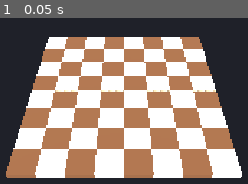
Above: before the commit, frame 1.
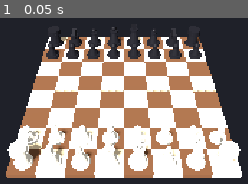
Above: after the commit, the same moment.

Repository: hlieb-marchenko/Chess
Game: Godot game, scene res://main.tscn
Same seed, same stepped clock (60 frames per second), same inputs: the game is played once before the commit and once after it.
Inputs:
- Up to frame 1 (0.05 s): no input

The runs differ from the first frame. In frame 1, 13% of the frame differs, in the area x 2-98%, y 5-93%.

Commit message:
Created Piece Factory + updated main.gd to create a BoardState, set up the starting position, and spawn pieces

Diff:
--- a/main.gd
+++ b/main.gd
@@ -9,6 +9,10 @@
 var light_material: StandardMaterial3D
 var dark_material: StandardMaterial3D
 
+var board_state: BoardState
+var pieces_root: Node3D
+var piece_nodes := {}
+
 
 func _ready() -> void:
 	create_materials()
@@ -16,9 +20,7 @@
 	create_environment()
 	create_light()
 	create_camera()
-	var state := BoardState.new()
-	state.setup_start_position()
-	print(state.to_text())
+	create_pieces()
 
 
 func square_to_world(file: int, rank: int) -> Vector3:
@@ -52,6 +54,30 @@
 			board.add_child(square)
 
 
+func create_pieces() -> void:
+	board_state = BoardState.new()
+	board_state.setup_start_position()
+
+	pieces_root = Node3D.new()
+	pieces_root.name = "Pieces"
+	add_child(pieces_root)
+
+	for rank in BoardState.BOARD_SIZE:
+		for file in BoardState.BOARD_SIZE:
+			var square := Vector2i(file, rank)
+			var piece := board_state.get_piece(square)
+			if piece != null:
+				spawn_piece(piece, square)
+
+
+func spawn_piece(piece: Piece, square: Vector2i) -> void:
+	var node := PieceFactory.create(piece.type, piece.side)
+	node.name = "%s_%s" % [piece.to_letter(), BoardState.square_name(square)]
+	node.position = square_to_world(square.x, square.y)
+	pieces_root.add_child(node)
+	piece_nodes[square] = node
+
+
 func create_environment() -> void:
 	var env := Environment.new()
 	env.background_mode = Environment.BG_COLOR
--- /dev/null
+++ b/piece_factory.gd
@@ -0,0 +1,122 @@
+class_name PieceFactory
+extends RefCounted
+
+const BASE_HEIGHT := 0.1
+
+
+static func create(type: int, side: int) -> Node3D:
+	var root := Node3D.new()
+	var material := make_material(side)
+
+	match type:
+		Piece.Type.PAWN:
+			build_pawn(root, material)
+		Piece.Type.KNIGHT:
+			build_knight(root, material)
+		Piece.Type.BISHOP:
+			build_bishop(root, material)
+		Piece.Type.ROOK:
+			build_rook(root, material)
+		Piece.Type.QUEEN:
+			build_queen(root, material)
+		Piece.Type.KING:
+			build_king(root, material)
+
+	if side == Piece.Side.BLACK:
+		root.rotation.y = PI
+	return root
+
+
+static func make_material(side: int) -> StandardMaterial3D:
+	var material := StandardMaterial3D.new()
+	if side == Piece.Side.WHITE:
+		material.albedo_color = Color(0.96, 0.94, 0.88)
+	else:
+		material.albedo_color = Color(0.13, 0.13, 0.15)
+	material.roughness = 0.45
+	return material
+
+
+static func add_cylinder(root: Node3D, y_bottom: float, height: float, bottom_radius: float, top_radius: float, material: Material) -> float:
+	var mesh := CylinderMesh.new()
+	mesh.bottom_radius = bottom_radius
+	mesh.top_radius = top_radius
+	mesh.height = height
+	mesh.radial_segments = 24
+
+	var part := MeshInstance3D.new()
+	part.mesh = mesh
+	part.material_override = material
+	part.position.y = y_bottom + height / 2.0
+	root.add_child(part)
+	return y_bottom + height
+
+
+static func add_sphere(root: Node3D, y_center: float, radius: float, material: Material) -> void:
+	var mesh := SphereMesh.new()
+	mesh.radius = radius
+	mesh.height = radius * 2.0
+
+	var part := MeshInstance3D.new()
+	part.mesh = mesh
+	part.material_override = material
+	part.position.y = y_center
+	root.add_child(part)
+
+
+static func add_box(root: Node3D, position: Vector3, size: Vector3, material: Material, rotation_degrees: Vector3 = Vector3.ZERO) -> void:
+	var mesh := BoxMesh.new()
+	mesh.size = size
+
+	var part := MeshInstance3D.new()
+	part.mesh = mesh
+	part.material_override = material
+	part.position = position
+	part.rotation_degrees = rotation_degrees
+	root.add_child(part)
+
+
+static func add_base(root: Node3D, radius: float, material: Material) -> float:
+	return add_cylinder(root, 0.0, BASE_HEIGHT, radius, radius - 0.02, material)
+
+
+static func build_pawn(root: Node3D, material: Material) -> void:
+	var y := add_base(root, 0.32, material)
+	y = add_cylinder(root, y, 0.35, 0.22, 0.12, material)
+	add_sphere(root, y + 0.1, 0.14, material)
+
+
+static func build_rook(root: Node3D, material: Material) -> void:
+	var y := add_base(root, 0.34, material)
+	y = add_cylinder(root, y, 0.5, 0.26, 0.22, material)
+	y = add_cylinder(root, y, 0.1, 0.32, 0.32, material)
+	add_cylinder(root, y, 0.15, 0.3, 0.3, material)
+
+
+static func build_knight(root: Node3D, material: Material) -> void:
+	var y := add_base(root, 0.34, material)
+	y = add_cylinder(root, y, 0.4, 0.26, 0.2, material)
+	add_box(root, Vector3(0, y + 0.1, -0.05), Vector3(0.2, 0.36, 0.34), material, Vector3(-25, 0, 0))
+	add_box(root, Vector3(0, y + 0.02, -0.2), Vector3(0.16, 0.14, 0.2), material)
+
+
+static func build_bishop(root: Node3D, material: Material) -> void:
+	var y := add_base(root, 0.34, material)
+	y = add_cylinder(root, y, 0.5, 0.24, 0.08, material)
+	y = add_cylinder(root, y, 0.05, 0.14, 0.14, material)
+	add_sphere(root, y + 0.1, 0.1, material)
+
+
+static func build_queen(root: Node3D, material: Material) -> void:
+	var y := add_base(root, 0.36, material)
+	y = add_cylinder(root, y, 0.62, 0.28, 0.1, material)
+	y = add_cylinder(root, y, 0.06, 0.2, 0.2, material)
+	add_sphere(root, y + 0.1, 0.12, material)
+
+
+static func build_king(root: Node3D, material: Material) -> void:
+	var y := add_base(root, 0.36, material)
+	y = add_cylinder(root, y, 0.68, 0.3, 0.12, material)
+	y = add_cylinder(root, y, 0.06, 0.2, 0.2, material)
+	add_box(root, Vector3(0, y + 0.15, 0), Vector3(0.08, 0.3, 0.08), material)
+	add_box(root, Vector3(0, y + 0.2, 0), Vector3(0.22, 0.08, 0.08), material)
Not shown, added: piece_factory.gd.uid
